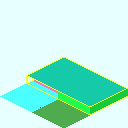
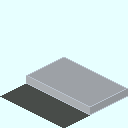
Comparing the layer stacks of the two 128×128 images. Changes:
removed group "Factory" (4 layers) over [26, 57, 128, 115]
removed layer "Factory Wall_T" from group "Factory" over [28, 58, 126, 106]
removed layer "Factory Wall_E" from group "Factory" over [28, 58, 128, 114]
removed layer "Factory Wall_S" from group "Factory" over [58, 58, 126, 114]
removed layer "Factory Wired" from group "Factory" over [26, 57, 128, 115]
painted on "Base_Plate_2x2.png" over [0, 57, 128, 128]
